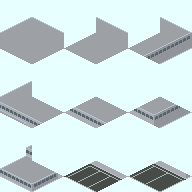
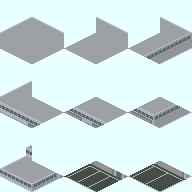
Layer changes from the first 192x192 image to the second:
painted on "TSF_Factory_Curbon_Source.png" over [28, 111, 184, 186]
